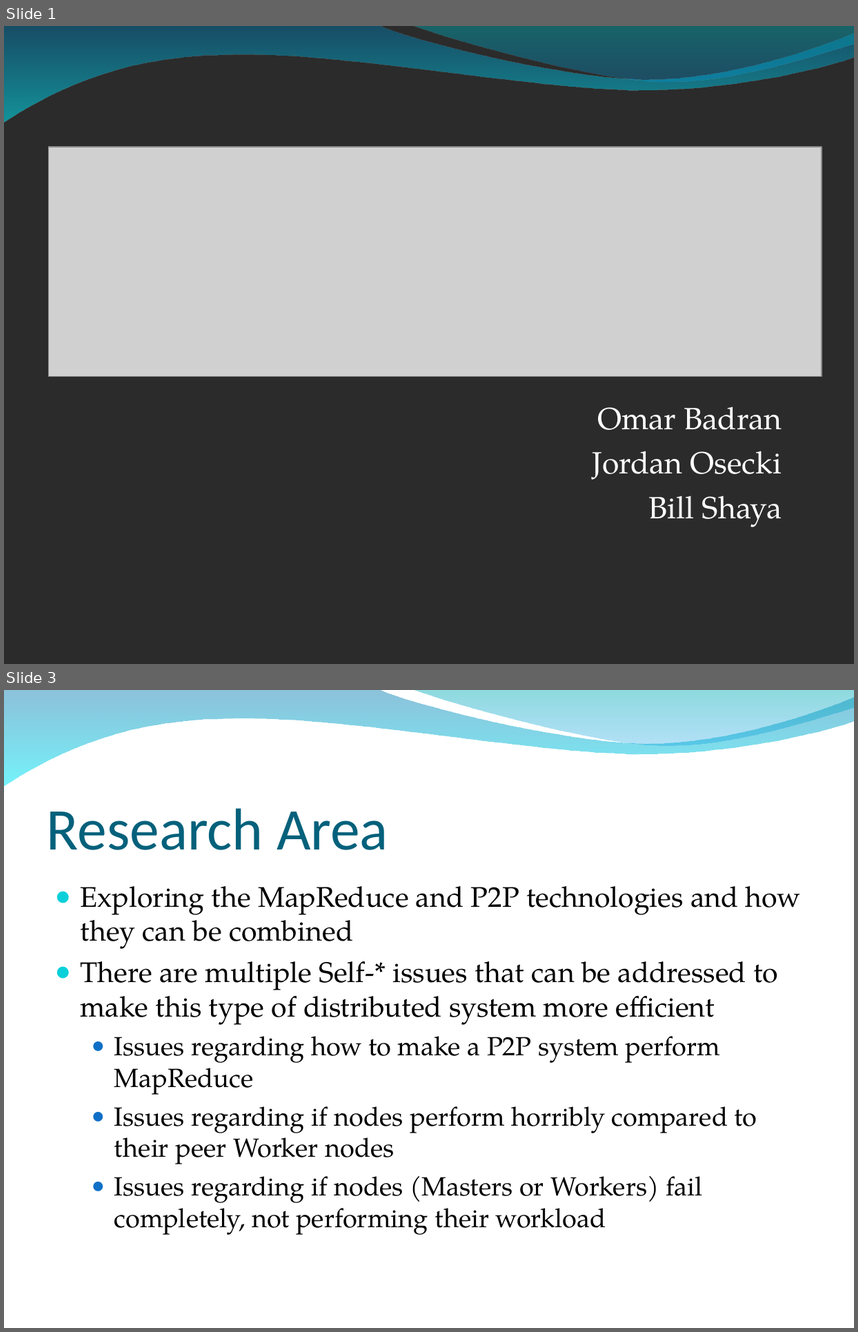
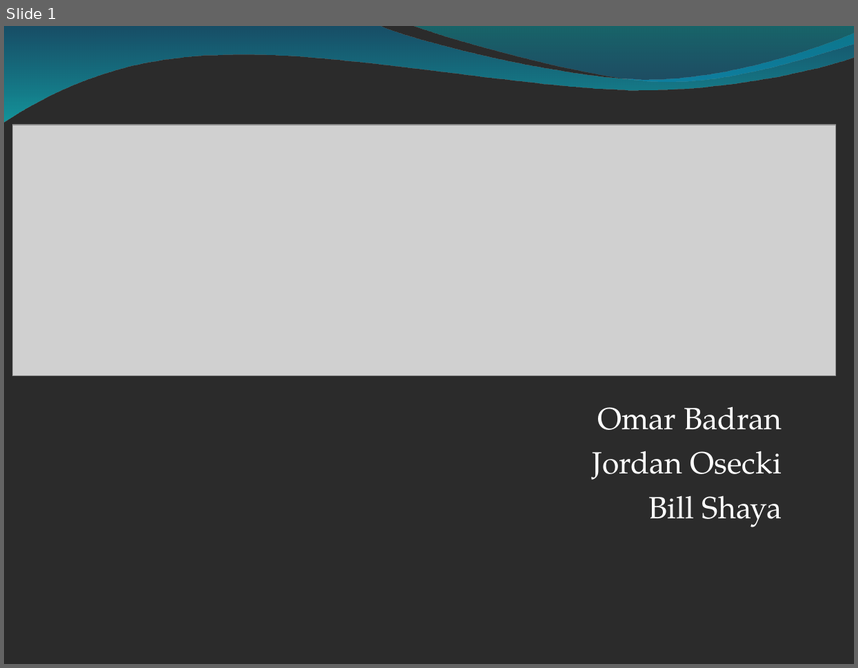
Before and after one commit to osecki/cs647, a slide deck: Documentation/Final Paper and Slides/MapReduce Final Presentation.ppt. Shown one above the other, each under a label of ours: slides 1 and 3 before the commit, slide 1 after it; the slides between them are not shown. The pictures are 858x1332 and 858x668 pixels, drawn with LibreOffice and Linux fonts; fonts in the diff are those of the drawing; grey boxes stand for pictures; background and template pictures are left out; a plain dark background stands for a picture behind light text. Boxes give left, top, right and bottom in pixels: in the first picture for what was removed or moved away, otherwise in the second. Text is boxed around its words. In the diff, an @@ line names an element or a change of style, - is before the commit and + after.

```diff
--- a/Documentation/Final Paper and Slides/MapReduce Final Presentation.ppt
+++ b/Documentation/Final Paper and Slides/MapReduce Final Presentation.ppt
@@ slide 3 removed at box(4, 690, 854, 1328), background picture (left out); not listed: 2 template elements that a slide beside it also shows @@
@@ title removed at box(47, 808, 388, 850) @@
-Research Area
@@ text removed at box(80, 886, 801, 1234) @@
-● Exploring the MapReduce and P2P technologies and how they can be combined
-● There are multiple Self-* issues that can be addressed to make this type of distributed system more efficient
-  ● Issues regarding how to make a P2P system perform MapReduce
-  ● Issues regarding if nodes perform horribly compared to their peer Worker nodes
-  ● Issues regarding if nodes (Masters or Workers) fail completely, not performing their workload
@@ slide 1 changed as well @@
@@ picture: place and size @@
-picture at box(48, 147, 822, 377)
+picture at box(12, 125, 836, 375)
```
Also in this commit, not shown: 4 other slides changed, 35 slides added, 3 other slides removed, 3 other files.
